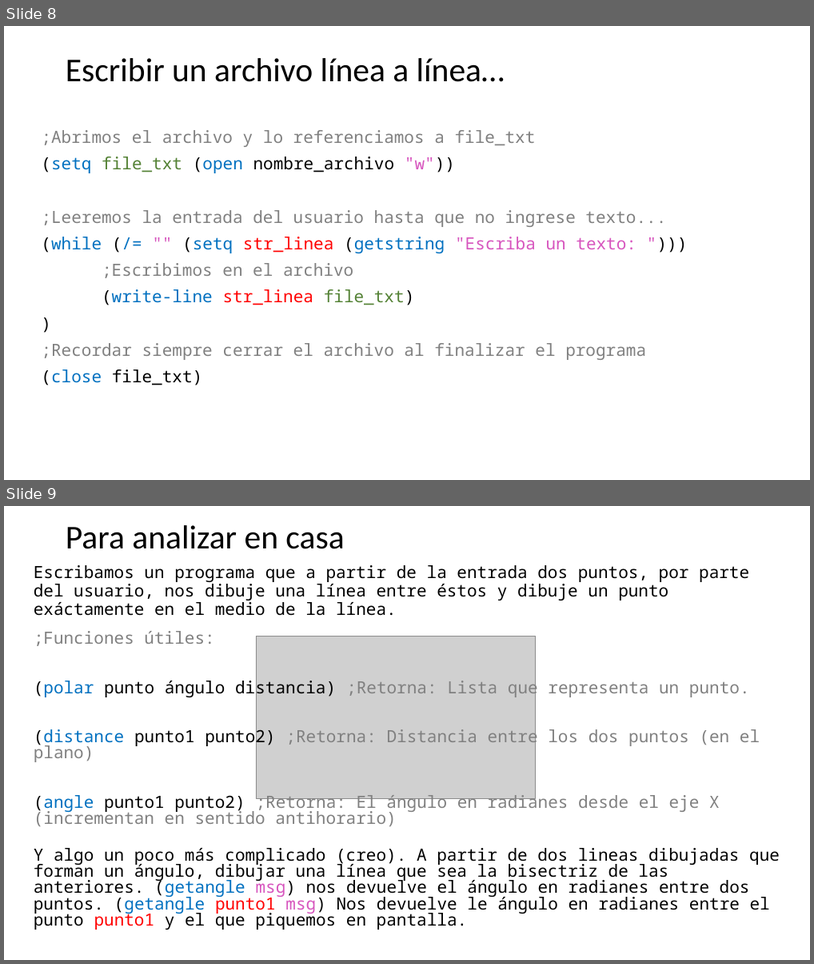
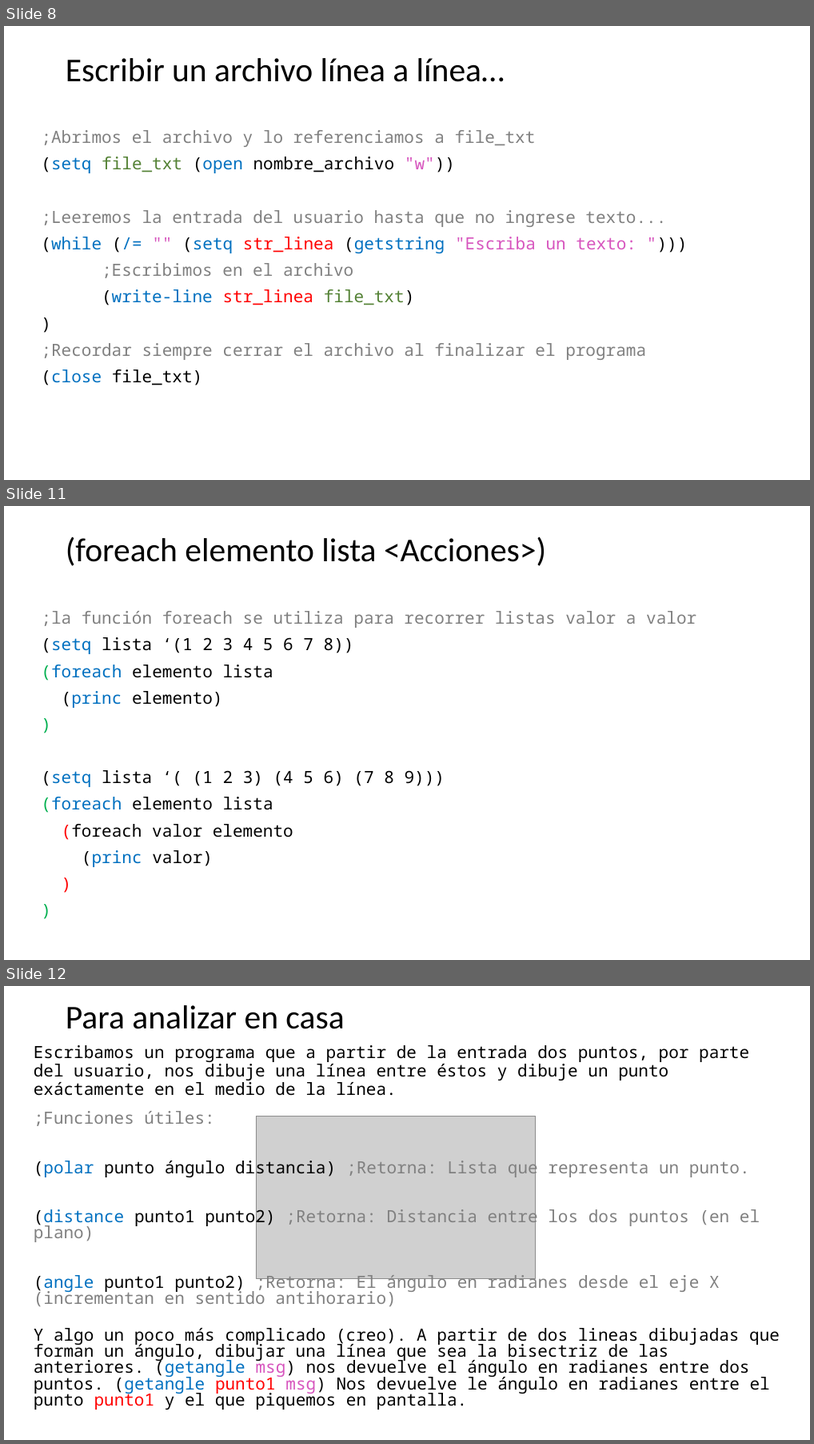
Before and after one commit to diegomcas/curso_autolisp, a slide deck: Curso de Autolisp_Clase05.pptx. Shown one above the other, each under a label of ours: slides 8 and 9 before the commit, slides 8, 11 and 12 after it; the slides between them are not shown. The pictures are 814x964 and 814x1444 pixels, drawn with LibreOffice and Linux fonts; fonts in the diff are those of the drawing; grey boxes stand for pictures. Boxes give left, top, right and bottom in pixels: in the first picture for what was removed or moved away, otherwise in the second. Text is boxed around its words. In the diff, an @@ line names an element or a change of style, - is before the commit and + after.

```diff
--- a/Curso de Autolisp_Clase05.pptx
+++ b/Curso de Autolisp_Clase05.pptx
@@ slide 11 added at bbox=[4, 506, 810, 960], background #FFFFFF @@
@@ title added at bbox=[66, 536, 546, 566], 39.6 pt, text #000000 @@
+(foreach elemento lista <Acciones>)
@@ text added at bbox=[41, 611, 697, 867], 20 pt, text #000000 @@
+;la función foreach se utiliza para recorrer listas valor a valor
+(setq lista ‘(1 2 3 4 5 6 7 8))
+(foreach elemento lista
+(princ elemento)
+)
+(setq lista ‘( (1 2 3) (4 5 6) (7 8 9)))
+(foreach elemento lista
+(foreach valor elemento
+(princ valor)
+)
+)
@@ what was slide 9 is now slide 12 @@
```
Also in this commit, not shown: 2 other slides added.
